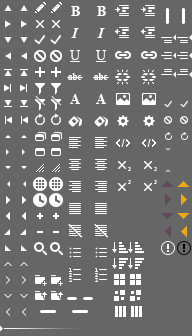
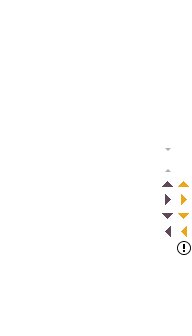
Layer changes from the first 192×336 image to the second:
added layer "small-x" in group "upload" over (165, 85, 171, 91)
added layer "small-x-hover" in group "upload" over (181, 85, 187, 91)
hid "gray" over (0, 0, 192, 336)
